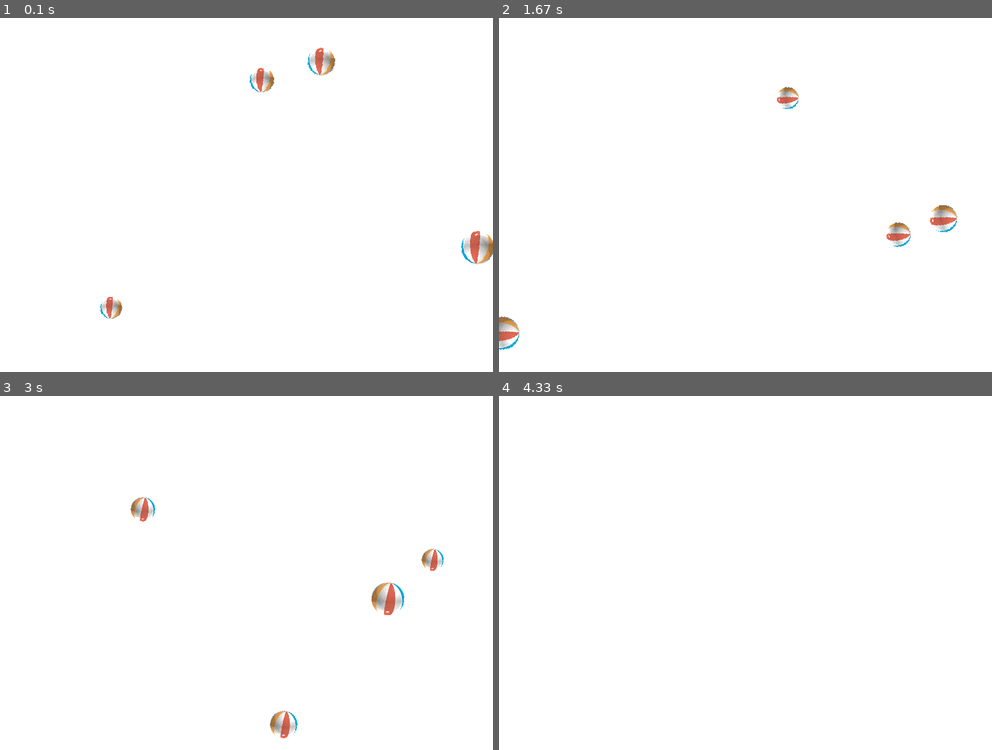
Above: before the commit, frames 1-4 (two rows, left to right).
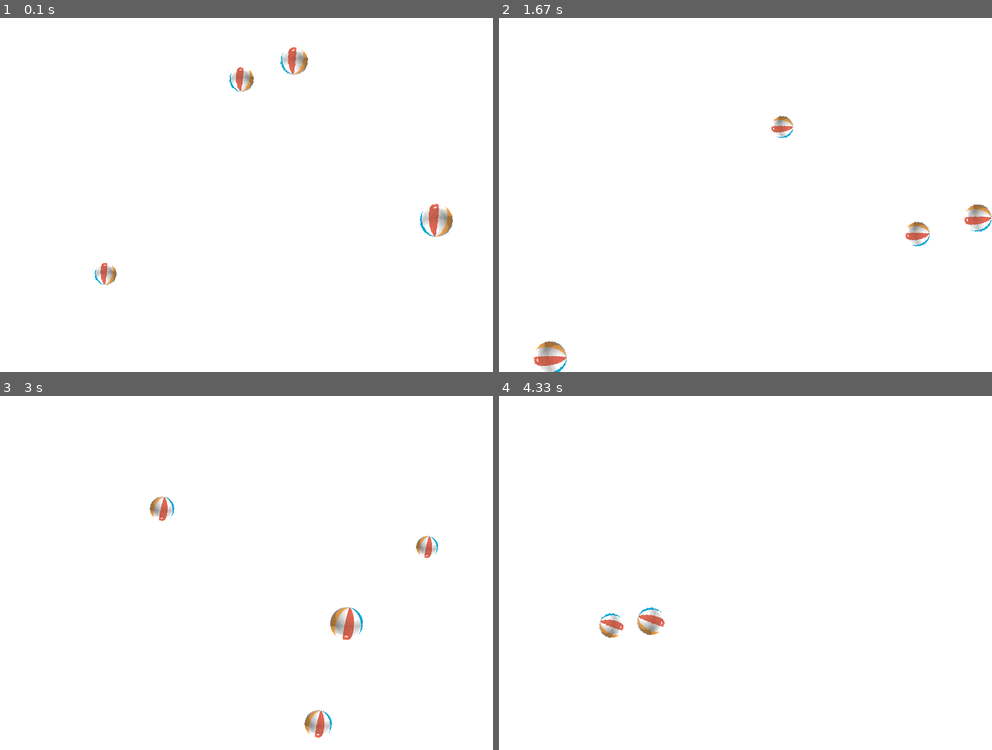
Above: after the commit, the same moments.

Repository: derpypork/pygame_ball
Game: pygame game, started from ball2.py
The game is run twice, just before and just after one commit, with the same random seed, the same clock (stepped at 60 frames per second) and the same inputs.
Inputs:
- Up to frame 1 (0.1 s): no input
- Up to frame 2 (1.67 s): no input
- Up to frame 3 (3 s): no input
- Up to frame 4 (4.33 s): no input

The runs differ from the first frame. In frame 1, 2.0% of the frame differs, in the area x 19-100%, y 8-86%; in frame 2, 1.9%; in frame 3, 2.0%; in frame 4, 0.5%.

Commit message:
bracketing for better visual, trying to fix buggy spawn, added events for ball3

Diff:
--- a/ball2.py
+++ b/ball2.py
@@ -4,8 +4,8 @@
 class ball(object):
     image = pygame.image.load("intro_ball.gif")
     def __init__(self):
-        self.xpos = rand.randint(75,width)
-        self.ypos = rand.randint(75,height)
+        self.xpos = rand.randint(75,width - 75)
+        self.ypos = rand.randint(75,height - 75)
         self.spdx = rand.randint(5, 25)
         self.spdy = rand.randint(5, 25)
         self.length = rand.randint(25, 75)
@@ -54,9 +54,9 @@
         ball.xpos += ball.spdx
         ball.ypos += ball.spdy
 
-        if ball.xpos > width - ball.length / 2 or ball.xpos < 0 + ball.length / 2:
+        if ball.xpos > width - (ball.length / 2) or ball.xpos < 0 + (ball.length / 2):
             ball.spdx = -ball.spdx
-        if ball.ypos > height - ball.length / 2 or ball.ypos < 0 + ball.length / 2:
+        if ball.ypos > height - (ball.length / 2) or ball.ypos < 0 + (ball.length / 2):
             ball.spdy = -ball.spdy
 
     for i in ballList:
--- a/ball3.py
+++ b/ball3.py
@@ -1,11 +1,11 @@
-import sys, pygame
+import sys, pygame, math
 import random as rand
 
 class ball(object):
     image = pygame.image.load("intro_ball.gif")
     def __init__(self):
-        self.xpos = rand.randint(75,width)
-        self.ypos = rand.randint(75,height)
+        self.xpos = rand.randint(75,width - 75)
+        self.ypos = rand.randint(75,height - 75)
         self.spdx = rand.randint(5, 25)
         self.spdy = rand.randint(5, 25)
         self.length = rand.randint(25, 75)
@@ -20,6 +20,45 @@
         rotrect = self.rotimage.get_rect()
         rotrect.center = (self.xpos, self.ypos)
         screen.blit(self.rotimage, rotrect)
+
+class player(object):
+    playerImage = pygame.image.load()
+    def __init__(self):
+        self.xpos = rand.randint(75,width)
+        self.ypos = rand.randint(75,height)
+        self.spd = 10
+
+    def processevent(self,event):
+        if event.type == pygame.KEYDOWN:
+
+            if event.key == pygame.K_LEFT:
+                self.delta = 3
+            if event.key == pygame.K_RIGHT:
+                self.delta = -3
+
+            if event.key == pygame.K_UP:
+                self.sp=10
+            if event.key == pygame.K_DOWN:
+                self.sp=-10
+
+            if event.key == pygame.K_SPACE:
+                fire=True
+
+        if event.type == pygame.KEYUP:
+
+            if event.key == pygame.K_LEFT:
+                self.delta=0
+            if event.key == pygame.K_RIGHT:
+                self.delta=0
+
+            if event.key == pygame.K_UP:
+                self.sp=0
+            if event.key == pygame.K_DOWN:
+                self.sp=0
+
+            if event.key == pygame.K_SPACE:
+                fire=False
+
 
 black = (0, 0, 0)
 white = (255, 255,255)
@@ -54,9 +93,9 @@
         ball.xpos += ball.spdx
         ball.ypos += ball.spdy
 
-        if ball.xpos > width - ball.length / 2 or ball.xpos < 0 + ball.length / 2:
+        if ball.xpos > width - (ball.length / 2) or ball.xpos < 0 + (ball.length / 2):
             ball.spdx = -ball.spdx
-        if ball.ypos > height - ball.length / 2 or ball.ypos < 0 + ball.length / 2:
+        if ball.ypos > height - (ball.length / 2) or ball.ypos < 0 + (ball.length / 2):
             ball.spdy = -ball.spdy
 
     for i in ballList:
